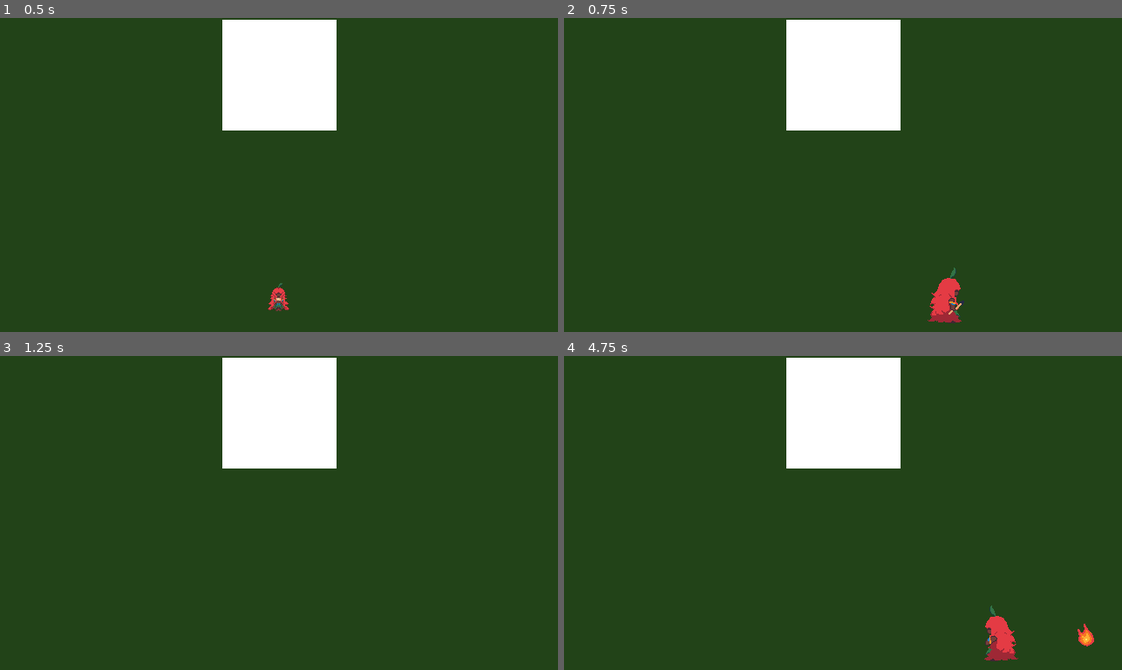
Above: before the commit, frames 1-4 (two rows, left to right).
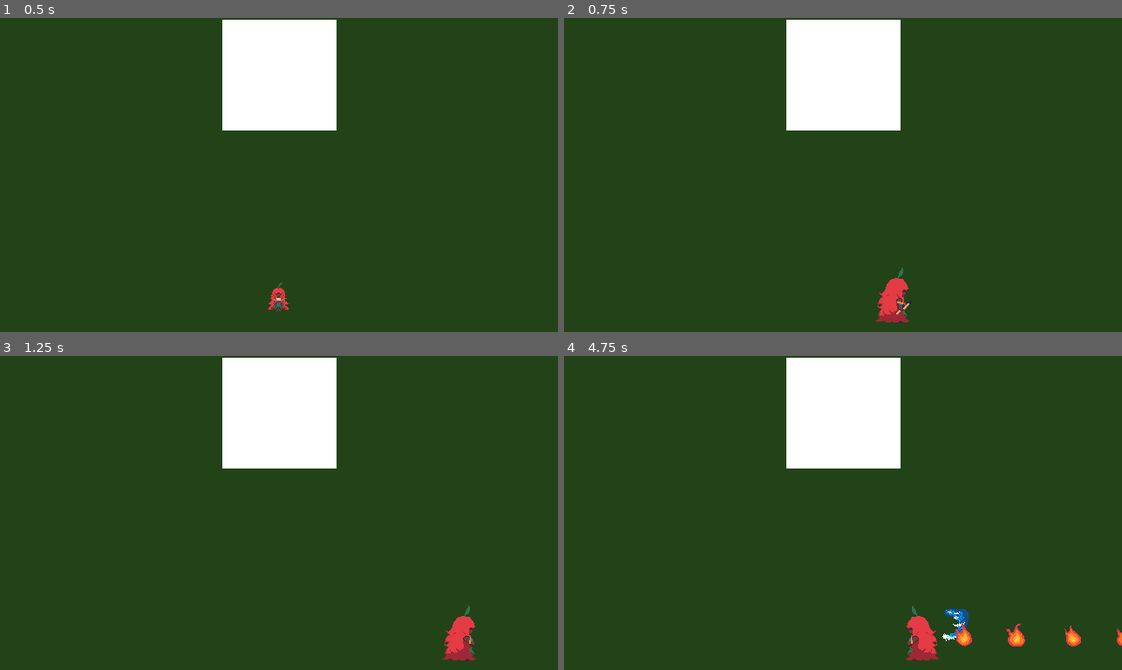
Above: after the commit, the same moments.

Repository: SamuelMTL/AmazonProject
Game: Godot game, scene res://Scenes/Dungeons/MataDaTerraFirme/BossRoom.tscn
The game is run twice, just before and just after one commit, with the same random seed, the same clock (stepped at 60 frames per second) and the same inputs. This scene is started directly instead of the project's main scene. Sound files missing from this copy of the repository are replaced by a short silence.
Inputs (mouse positions are in pixels of both pictures, inside the frame that each line leads up to):
- Up to frame 1 (0.5 s): no input
- Up to frame 2 (0.75 s): tap Enter at 0.5 s; move the mouse to (965, 159) at 0.52 s; hold Right (ui_right) from 0.53 s (still down); click (965, 159) at 0.6 s
- Up to frame 3 (1.25 s): keep holding Right (ui_right)
- Up to frame 4 (4.75 s): move the mouse to (731, 528) at 1.27 s; release Right (ui_right) at 1.28 s; hold Down (ui_down) 1.28-2.03 s; tap R (BoitataPower) at 1.35 s; click (731, 528) at 1.55 s; tap Space (dash) at 2, 3.5 s; move the mouse to (898, 443) at 2.02 s; hold Right (ui_right) 2.03-2.78 s; tap Q (CurupiraPower) at 2.1 s; click (898, 443) at 2.3 s; tap Enter at 2.75 s; move the mouse to (815, 575) at 2.77 s; hold Up (ui_up) 2.78-3.53 s; tap H (Habilidades) at 2.85 s; click (815, 575) at 3.05 s; move the mouse to (1010, 560) at 3.52 s; hold Left (ui_left) from 3.53 s (still down); tap E (IaraPower) at 3.6 s; click (1010, 560) at 3.8 s; tap I (inventario) at 4.15 s; move the mouse to (675, 465) at 4.27 s; click (675, 465) at 4.35 s

Frame 1 is identical in both runs. In frame 2, 1.3% of the frame differs, in the area x 55-72%, y 79-98%; in frame 3, 0.6%; in frame 4, 1.9%, in the area x 61-100%, y 79-98%.

Commit message:
os upgrades agr só aparecem qnd vc mata cada boss

Diff:
--- a/amazonproject/Components/BossAttacks/SoundAttack/sound_attack.gd
+++ b/amazonproject/Components/BossAttacks/SoundAttack/sound_attack.gd
@@ -13,4 +13,4 @@
 
 func _on_area_2d_body_entered(body: Node2D) -> void:
 	if body.is_in_group("Player"):
-		body.take_damage(100)
+		body.take_damage(10)
--- a/amazonproject/Components/BossComponent/boss_component.gd
+++ b/amazonproject/Components/BossComponent/boss_component.gd
@@ -55,6 +55,7 @@
 
 func die():
 	#colocar a animacao do boss morrendo
+	PlayerInventory.powerups.append("Curupira")
 	get_tree().change_scene_to_file("res://Scenes/CutsceneScene/CutsceneScene2.tscn")
 
 func use_fire_attack():
--- a/amazonproject/Components/CucaShopComponents/cuca_shop.gd
+++ b/amazonproject/Components/CucaShopComponents/cuca_shop.gd
@@ -38,6 +38,22 @@
 
 	# Conecta o botão de compra
 	botao_comprar.pressed.connect(_on_comprar_pressed)
+
+	if not PlayerInventory.powerups.has("Curupira"):
+		for poder_name in ["chama_densa", "explosao_ignea", "fogo_purificador"]:
+			var button = botoes[poder_name]
+			desativar_button(button)
+
+	if not PlayerInventory.powerups.has("Iara"):
+		for poder_name in ["maremoto", "redemoinho", "aguas_revigorantes"]:
+			var button = botoes[poder_name]
+			desativar_button(button)
+
+	if not PlayerInventory.powerups.has("Boitata"):
+		for poder_name in ["facho_triplo", "luz_cega", "chama_espiritual"]:
+			var button = botoes[poder_name]
+			desativar_button(button)
+
 
 func atualizar_carteira():
 	carteira.text = str(PlayerInventory.coins)
--- a/amazonproject/scripts/global.gd
+++ b/amazonproject/scripts/global.gd
@@ -6,7 +6,7 @@
 var player_max_health = 100
 var player_health = 100
 
-var player_speed = 300
+var player_speed = 150
 
 func update_stats():
 	if PlayerInventory.armors.has("Lança de Madeira Petrificada"):
--- a/amazonproject/scripts/player_inventory.gd
+++ b/amazonproject/scripts/player_inventory.gd
@@ -7,6 +7,8 @@
 }
 var weapons: Array = []
 var armors: Array = []
+
+var powerups: Array = []
 
 signal collectible_added(item_name, amount)
 signal collectible_removed(item_name)
